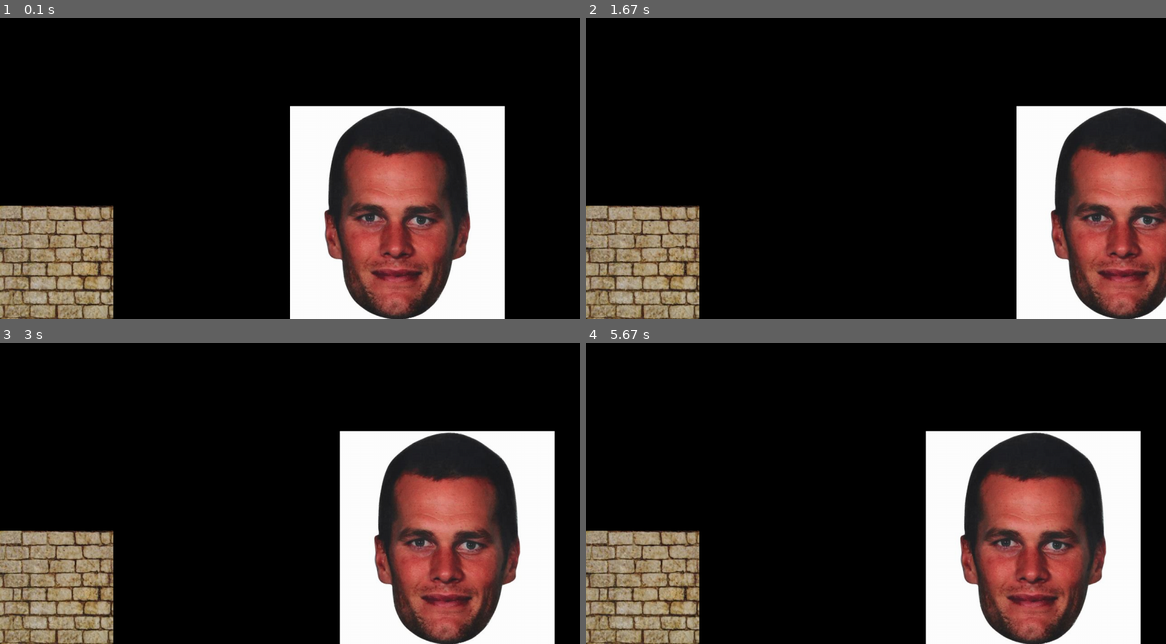
Above: before the commit, frames 1-4 (two rows, left to right).
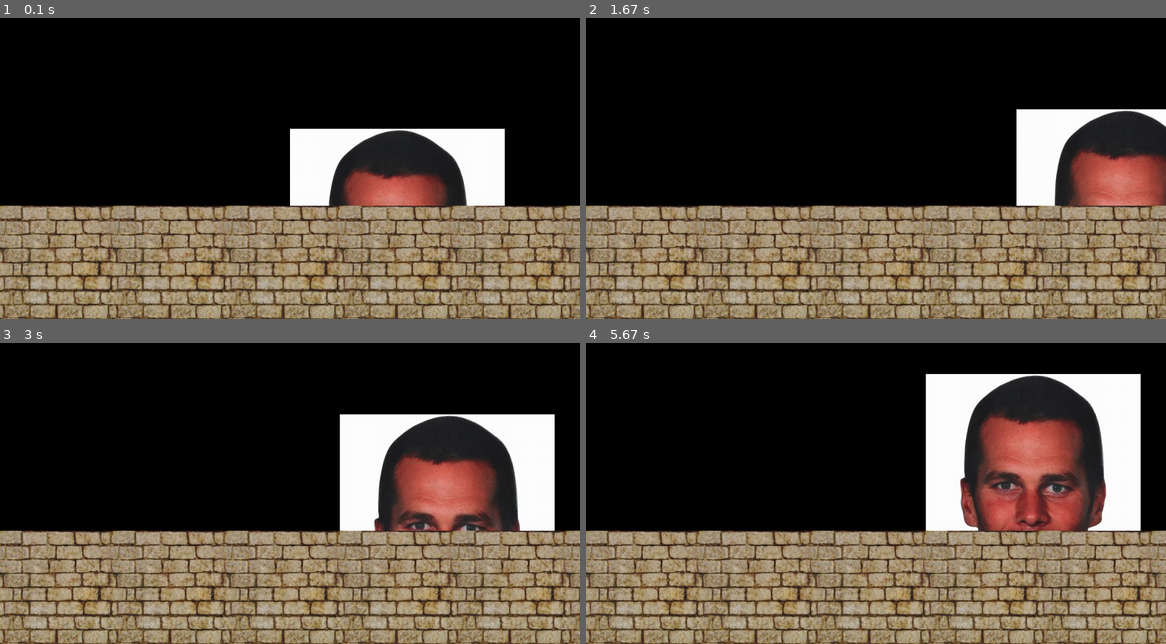
Above: after the commit, the same moments.

Repository: BrianCarducci/pygame-2
Game: pygame game, started from main.py
Same seed, same stepped clock (60 frames per second), same inputs: the game is played once before the commit and once after it.
Inputs:
- Up to frame 1 (0.1 s): no input
- Up to frame 2 (1.67 s): tap Space at 0.33, 0.73, 1.03, 1.23, 1.53 s; hold Right 0.67-1.13 s; hold Right 1.17-1.63 s
- Up to frame 3 (3 s): hold Left 1.67-2.2 s; tap Space at 1.73, 2.03, 2.3, 2.6, 2.73 s; hold Left 2.23-2.63 s; hold Right from 2.67 s (still down)
- Up to frame 4 (5.67 s): tap Space at 3.03, 3.4, 3.7, 3.9, 4.2, 4.4, 4.7, 4.9, 5.2, 5.47 s; release Right at 3.3 s; hold Left 3.33-3.8 s; hold Right 3.83-4.3 s; hold Right 4.33-4.8 s; hold Left 4.83-5.37 s; hold Left from 5.4 s (still down)

The runs differ from the first frame. In frame 1, 36% of the frame differs, in the area x 19-100%, y 29-100%; in frame 2, 31%; in frame 3, 36%; in frame 4, 44%, in the area x 19-100%, y 10-100%.

Commit message:
working on jumping

Diff:
--- a/levels/level1.py
+++ b/levels/level1.py
@@ -8,10 +8,13 @@
     environment_sprite_group = pygame.sprite.Group()
 
     floor_image = pygame.image.load(os.path.join("assets", "sprites", "environment", "floors", "stone_floor.jpg"))
-    floor_1 = Platform(floor_image, 0, window_height - floor_image.get_rect().h, 0)
-    environment_sprite_group.add(floor_1)
+    base_floor_y_loc = window_height - floor_image.get_rect().h
+    floor_x_loc = 0
+    for i in range(20):
+        environment_sprite_group.add(Platform(floor_image, floor_x_loc, base_floor_y_loc, 0))
+        floor_x_loc += floor_image.get_rect().w
 
     player_image = pygame.image.load("assets/sprites/player/123.jpg")
-    player = Player(player_image, window_width/2, window_height - floor_1.rect.y, 10, False, 10, False)
+    player = Player(player_image, window_width/2, 300, 10, False, 200, 200, False)
 
     return player, environment_sprite_group
--- a/main.py
+++ b/main.py
@@ -20,7 +20,7 @@
     pygame.init()
 
     player, environment = setup(WINDOW_WIDTH, WINDOW_HEIGHT)
-    sprite_groups = [environment]
+    # sprite_groups = [environment]
 
     run = True
     while run:
@@ -32,18 +32,19 @@
                 break
             # if event.type == pygame.KEYDOWN:
 
-        draw(window, player, sprite_groups)
+        draw(window, player, environment)
 
     pygame.quit()
 
 
-def draw(window, player, sprite_groups):
+def draw(window, player, sprite_group):
     window.fill((0, 0, 0))
 
-    player.update(window, pygame.key.get_pressed())
+    player.update(window, pygame.key.get_pressed(), sprite_group)
 
-    for sprite_group in sprite_groups:
-        sprite_group.update(window)
+    # for sprite_group in sprite_groups:
+    #     sprite_group.update(window)
+    sprite_group.update(window)
 
     pygame.display.update()
 
--- a/sprites/player/player.py
+++ b/sprites/player/player.py
@@ -3,12 +3,8 @@
 from sprites.environment.platform import Platform
 
 class Player(pygame.sprite.Sprite):
-    collision_side = ""
-    colliding_entity = None
-    collisions = []
 
-
-    def __init__(self, image, x_loc, y_loc, vel, is_jumping, jump_count, is_falling):
+    def __init__(self, image, x_loc, y_loc, vel, is_jumping, base_jump_count, jump_count, is_falling):
         pygame.sprite.Sprite.__init__(self)
         self.image = image
         self.rect = self.image.get_rect()
@@ -16,47 +12,75 @@
         self.rect.y = y_loc
         self.vel = vel
         self.is_jumping = is_jumping
+        self.base_jump_count = base_jump_count
         self.jump_count = jump_count
         self.is_falling = is_falling
 
-    def update(self, window, keys):
-        # if not self.is_jumping and {"collision_side": "bottom", "colliding_entity": Floor} not in self.collisions:
-        #     self.is_falling = True
-        # else:
-        #     self.is_falling = False
-        # if self.is_falling:
-        #     self.rect.y += self.vel
+    def update(self, window, keys, sprite_group):
+        collisions = self.check_collision(sprite_group)
+        if not self.is_jumping and {"collision_side": "bottom", "collided_sprite": Platform} not in collisions:
+            self.is_falling = True
+        else:
+            self.is_falling = False
+        if self.is_falling:
+            self.rect.y += self.vel
+
         if keys[pygame.K_LEFT]:
             self.rect.x -= self.vel
-            # self.x_loc -= self.vel
         if keys[pygame.K_RIGHT]:
             self.rect.x += self.vel
-            # self.x_loc += self.vel
-        if keys[pygame.K_UP]:
-            self.rect.y -= self.vel
-            # self.y_loc -= self.vel
-        if keys[pygame.K_DOWN]:
-            self.rect.y += self.vel
-            # self.y_loc += self.vel
-        # if keys[pygame.K_SPACE]:
-        #     if not self.is_jumping:
-        #         self.jump_count -= 1
-        #         if self.jump_count <=
+
+        if not self.is_jumping and not self.is_falling:
+            if keys[pygame.K_SPACE]:
+                self.is_jumping = True
+        elif not self.is_falling:
+            if self.jump_count <= 0:
+                self.is_falling = True
+                self.is_jumping = False
+                print("huh")
+                self.jump_count = self.base_jump_count
+            else:
+                print("jumping")
+                self.jump_count -= 1
+                self.rect.y -= 1
+
         window.blit(self.image, (self.rect.x, self.rect.y))
 
-    def check_collision(self, sprite):
-        self.collisions = []
-        if self.rect.colliderect(sprite.rect):
-            if self.rect.bottom <= sprite.rect.top + self.vel:
-                self.collision_side = "bottom"
-                print("bottom")
-            elif self.rect.right > sprite.rect.right:
-                self.collision_side = "left"
-            elif self.rect.left - self.vel < sprite.rect.left:
-                self.collision_side = "right"
-            self.collisions.append(
+    def check_collision(self, sprite_group):
+        collisions = []
+
+        collision_side = ""
+
+        collided_sprites = pygame.sprite.spritecollide(self, sprite_group, False)
+
+        for collided_sprite in collided_sprites:
+            if self.rect.bottom >= collided_sprite.rect.top:
+                collision_side = "bottom"
+
+            collisions.append(
                 {
-                    "collision_side": self.collision_side,
-                    "colliding_entity": type(sprite)
+                    "collision_side": collision_side,
+                    "collided_sprite": type(collided_sprite)
                 }
             )
+
+        return collisions
+
+
+
+
+        # self.collisions = []
+        # if self.rect.colliderect(sprite.rect):
+        #     if self.rect.bottom <= sprite.rect.top + self.vel:
+        #         self.collision_side = "bottom"
+        #         print("bottom")
+        #     elif self.rect.right > sprite.rect.right:
+        #         self.collision_side = "left"
+        #     elif self.rect.left - self.vel < sprite.rect.left:
+        #         self.collision_side = "right"
+        #     self.collisions.append(
+        #         {
+        #             "collision_side": self.collision_side,
+        #             "colliding_entity": type(sprite)
+        #         }
+        #     )
